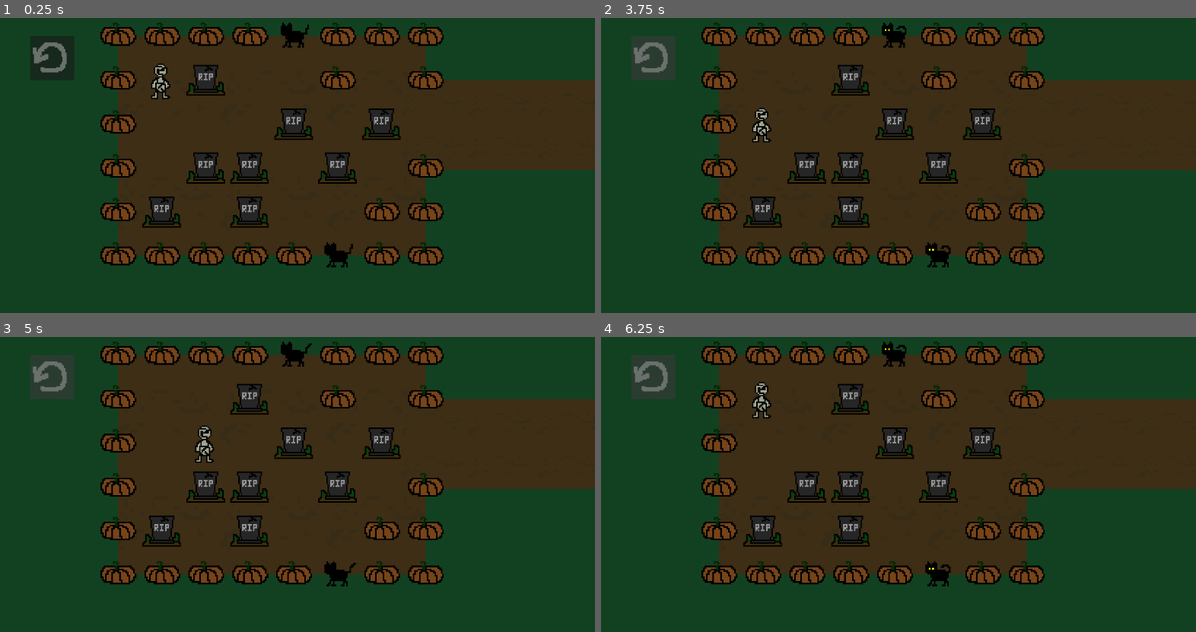
Above: before the commit, frames 1-4 (two rows, left to right).
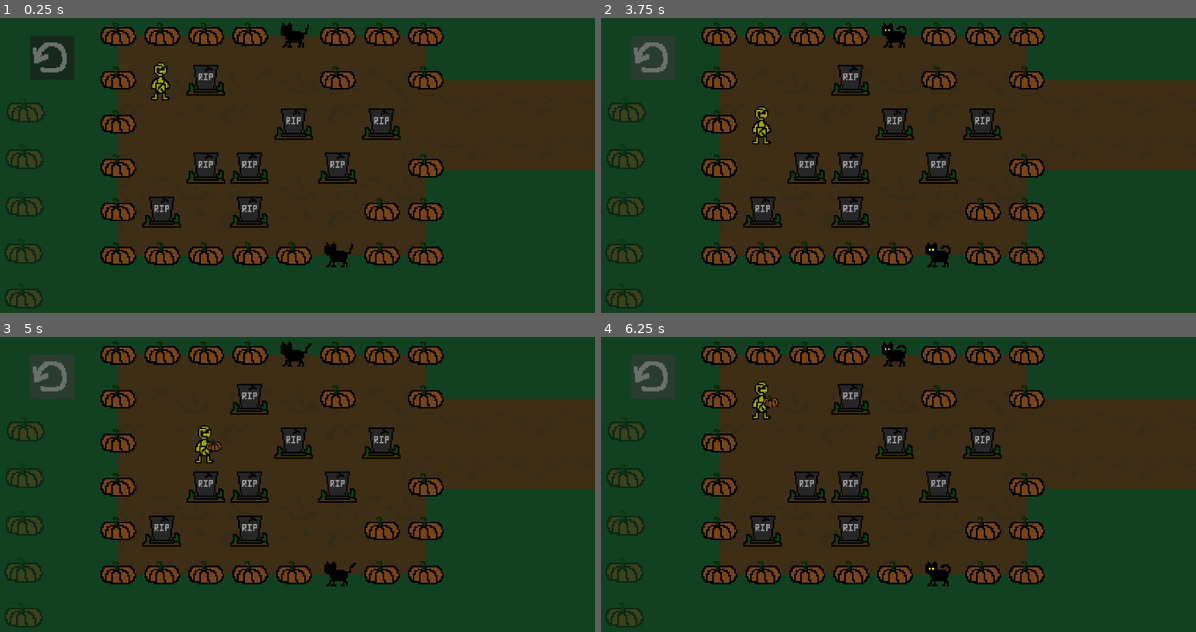
Above: after the commit, the same moments.

Repository: LinkCatList/very_good_game
Game: Godot game, scene res://node_2d.tscn
Same seed, same stepped clock (60 frames per second), same inputs: the game is played once before the commit and once after it.
Inputs (mouse positions are in pixels of both pictures, inside the frame that each line leads up to):
- Up to frame 1 (0.25 s): no input
- Up to frame 2 (3.75 s): click (654, 59) at 0.5 s; click (654, 59) at 1.25 s; click (654, 59) at 2 s; tap Enter at 2.75 s; hold D (move_right) 2.78-3.53 s; tap E (action, bound only after the commit) at 2.85, 3.6 s; tap Space at 3.5 s; hold S (move_down) from 3.53 s (still down)
- Up to frame 3 (5 s): tap Enter at 4.25 s; release S (move_down) at 4.28 s; hold D (move_right) from 4.28 s (still down); tap E (action, bound only after the commit) at 4.35 s
- Up to frame 4 (6.25 s): tap Space at 5 s; release D (move_right) at 5.03 s; hold W (move_up) 5.03-5.78 s; tap E (action, bound only after the commit) at 5.1, 5.85 s; tap Enter at 5.75 s; hold A (move_left) from 5.78 s (still down)

The runs differ from the first frame. In frame 1, 1.7% of the frame differs, in the area x 0-29%, y 14-99%; in frame 2, 1.7%; in frame 3, 1.7%; in frame 4, 1.8%, in the area x 0-30%, y 14-99%.

Commit message:
changed names + added pickaxe + added bondage state + item progress scratch

Diff:
--- a/grave.tscn
+++ b/grave.tscn
@@ -1,7 +1,7 @@
 [gd_scene load_steps=4 format=3 uid="uid://bsranruglqb0k"]
 
-[ext_resource type="Script" path="res://folower.gd" id="1_0s3ff"]
-[ext_resource type="Texture2D" uid="uid://sm1saiispwtg" path="res://New Piskel (1).png" id="2_km7b6"]
+[ext_resource type="Script" uid="uid://b561yhhwne8mj" path="res://folower.gd" id="1_0s3ff"]
+[ext_resource type="Texture2D" uid="uid://sm1saiispwtg" path="res://grave.png" id="2_km7b6"]
 
 [sub_resource type="RectangleShape2D" id="RectangleShape2D_doo1n"]
 size = Vector2(130, 130)
--- a/new_script.gd
+++ b/new_script.gd
@@ -1,10 +1,29 @@
 extends RigidBody2D
 
 var SPEED = 132
+@onready
+var bondage = $Bondage
+@onready
+var superBondage = $SuperBondage
+@onready
+var pickaxeHandle = $Pickaxe
+
+var pickaxe = false
+var canUsePickaxe = true
 
 # Called when the node enters the scene tree for the first time.
 func _ready() -> void:
+	canUsePickaxe = true
+	activate_super_bondage()
+	activate_pickaxe()
 	pass # Replace with function body.
+
+func activate_super_bondage():
+	superBondage.visible = true
+	bondage.visible = false
+
+func activate_pickaxe():
+	pickaxe = true
 
 
 # Called every frame. 'delta' is the elapsed time since the previous frame.
@@ -19,10 +38,20 @@
 	elif Input.is_action_just_pressed("move_down"):
 		move_vector.y += SPEED
 
+
 	var result = Bobrik.move_and_collide_2_0_new_edition(self, move_vector)
 	if len(result) > 0:
 		var object = result[0]["collider"]
+
 		if object.scene_file_path.get_file().get_basename() == "grave":
-			object.move(move_vector)
+			if pickaxeHandle.visible:
+				object.queue_free()
+				canUsePickaxe = false
+				pickaxeHandle.visible = false
+			else:
+				object.move(move_vector)
+
+	if canUsePickaxe and Input.is_action_just_pressed("action"):
+		pickaxeHandle.visible = not pickaxeHandle.visible
 
 	pass
--- a/node_2d.tscn
+++ b/node_2d.tscn
@@ -1,13 +1,14 @@
-[gd_scene load_steps=12 format=3 uid="uid://bntapn4gri3fw"]
-
-[ext_resource type="Texture2D" uid="uid://cl6ci0xdqxvvx" path="res://New Piskel (8).png" id="1_dny71"]
-[ext_resource type="PackedScene" uid="uid://d3se8xfp0h0id" path="res://player.tscn" id="1_ikhpv"]
-[ext_resource type="Texture2D" uid="uid://cefyia4q6v2rm" path="res://New Piskel (9).png" id="1_uqft6"]
+[gd_scene load_steps=13 format=3 uid="uid://bntapn4gri3fw"]
+
+[ext_resource type="Texture2D" uid="uid://cl6ci0xdqxvvx" path="res://dirt.png" id="1_dny71"]
+[ext_resource type="PackedScene" uid="uid://bo4lumfku0bie" path="res://player.tscn" id="1_ikhpv"]
+[ext_resource type="Texture2D" uid="uid://cefyia4q6v2rm" path="res://grass.png" id="1_uqft6"]
 [ext_resource type="PackedScene" uid="uid://bsranruglqb0k" path="res://grave.tscn" id="3_3qih6"]
-[ext_resource type="PackedScene" uid="uid://0be6od88x3xe" path="res://cat.tscn" id="4_nobhg"]
+[ext_resource type="PackedScene" path="res://cat.tscn" id="4_nobhg"]
 [ext_resource type="PackedScene" uid="uid://wj62pkoa0x5a" path="res://wall.tscn" id="4_ra3a6"]
 [ext_resource type="Texture2D" uid="uid://cpfxurttyooo1" path="res://New Piskel (11).png" id="7_2iph2"]
-[ext_resource type="Script" path="res://restart_button.gd" id="7_2m46o"]
+[ext_resource type="Script" uid="uid://u7nnxcgbph8o" path="res://restart_button.gd" id="7_2m46o"]
+[ext_resource type="Texture2D" uid="uid://ofk0vqc85q11" path="res://pumpkin.png" id="9_4d7sh"]
 
 [sub_resource type="CompressedTexture2D" id="CompressedTexture2D_uhbpk"]
 
@@ -170,3 +171,36 @@
 icon = ExtResource("7_2iph2")
 expand_icon = true
 script = ExtResource("7_2m46o")
+
+[node name="Targets" type="Node2D" parent="."]
+position = Vector2(0, 264)
+
+[node name="MusicPlayer" type="Sprite2D" parent="Targets"]
+modulate = Color(1, 1, 1, 0.396078)
+position = Vector2(126, 362)
+scale = Vector2(0.5, 0.5)
+texture = ExtResource("9_4d7sh")
+
+[node name="Pickaxe" type="Sprite2D" parent="Targets"]
+modulate = Color(1, 1, 1, 0.396078)
+position = Vector2(123, 502)
+scale = Vector2(0.5, 0.5)
+texture = ExtResource("9_4d7sh")
+
+[node name="Bondage" type="Sprite2D" parent="Targets"]
+modulate = Color(1, 1, 1, 0.396078)
+position = Vector2(123, 645)
+scale = Vector2(0.5, 0.5)
+texture = ExtResource("9_4d7sh")
+
+[node name="Food" type="Sprite2D" parent="Targets"]
+modulate = Color(1, 1, 1, 0.396078)
+position = Vector2(120, 786)
+scale = Vector2(0.5, 0.5)
+texture = ExtResource("9_4d7sh")
+
+[node name="Balloon" type="Sprite2D" parent="Targets"]
+modulate = Color(1, 1, 1, 0.396078)
+position = Vector2(120, 921)
+scale = Vector2(0.5, 0.5)
+texture = ExtResource("9_4d7sh")
--- a/player.tscn
+++ b/player.tscn
@@ -1,7 +1,8 @@
-[gd_scene load_steps=7 format=3 uid="uid://d3se8xfp0h0id"]
+[gd_scene load_steps=8 format=3 uid="uid://bo4lumfku0bie"]
 
-[ext_resource type="Script" path="res://new_script.gd" id="1_wj5gw"]
-[ext_resource type="Texture2D" uid="uid://6kjulnce407q" path="res://New Piskel (2).png" id="2_pfw5v"]
+[ext_resource type="Script" uid="uid://dwi0eqjuhyjun" path="res://new_script.gd" id="1_wj5gw"]
+[ext_resource type="Texture2D" uid="uid://6kjulnce407q" path="res://rick.png" id="2_pfw5v"]
+[ext_resource type="Texture2D" uid="uid://ofk0vqc85q11" path="res://pumpkin.png" id="3_i3pqv"]
 
 [sub_resource type="RectangleShape2D" id="RectangleShape2D_evgax"]
 size = Vector2(132, 132)
@@ -11,7 +12,7 @@
 tracks/0/type = "value"
 tracks/0/imported = false
 tracks/0/enabled = true
-tracks/0/path = NodePath("NewPiskel(2):scale")
+tracks/0/path = NodePath("Bondage:scale")
 tracks/0/interp = 1
 tracks/0/loop_wrap = true
 tracks/0/keys = {
@@ -27,7 +28,7 @@
 tracks/0/type = "value"
 tracks/0/imported = false
 tracks/0/enabled = true
-tracks/0/path = NodePath("NewPiskel(2):scale")
+tracks/0/path = NodePath("Bondage:scale")
 tracks/0/interp = 1
 tracks/0/loop_wrap = true
 tracks/0/keys = {
@@ -39,8 +40,8 @@
 
 [sub_resource type="AnimationLibrary" id="AnimationLibrary_hqtel"]
 _data = {
-"RESET": SubResource("Animation_i3pqv"),
-"make_alive": SubResource("Animation_onrkg")
+&"RESET": SubResource("Animation_i3pqv"),
+&"make_alive": SubResource("Animation_onrkg")
 }
 
 [node name="Zombak" type="RigidBody2D"]
@@ -50,13 +51,26 @@
 [node name="CollisionShape2D" type="CollisionShape2D" parent="."]
 shape = SubResource("RectangleShape2D_evgax")
 
-[node name="NewPiskel(2)" type="Sprite2D" parent="."]
+[node name="Bondage" type="Sprite2D" parent="."]
+position = Vector2(9.53674e-07, 5.42101e-20)
+scale = Vector2(0.411833, 0.411833)
+texture = ExtResource("2_pfw5v")
+
+[node name="SuperBondage" type="Sprite2D" parent="."]
+visible = false
+modulate = Color(1, 1, 0, 1)
 position = Vector2(9.53674e-07, 5.42101e-20)
 scale = Vector2(0.411833, 0.411833)
 texture = ExtResource("2_pfw5v")
 
 [node name="AnimationPlayer" type="AnimationPlayer" parent="."]
 libraries = {
-"": SubResource("AnimationLibrary_hqtel")
+&"": SubResource("AnimationLibrary_hqtel")
 }
 autoplay = "make_alive"
+
+[node name="Pickaxe" type="Sprite2D" parent="."]
+visible = false
+position = Vector2(27, 11)
+scale = Vector2(0.203125, 0.234375)
+texture = ExtResource("3_i3pqv")
--- a/project.godot
+++ b/project.godot
@@ -12,7 +12,7 @@
 
 config/name="New Game Project"
 run/main_scene="res://node_2d.tscn"
-config/features=PackedStringArray("4.3", "GL Compatibility")
+config/features=PackedStringArray("4.4", "GL Compatibility")
 config/icon="res://icon.svg"
 
 [autoload]
@@ -50,6 +50,11 @@
 "events": [Object(InputEventKey,"resource_local_to_scene":false,"resource_name":"","device":0,"window_id":0,"alt_presse …(189 unchanged characters)…
 ]
 }
+action={
+"deadzone": 0.2,
+"events": [Object(InputEventKey,"resource_local_to_scene":false,"resource_name":"","device":-1,"window_id":0,"alt_pressed":false,"shift_pressed":false,"ctrl_pressed":false,"meta_pressed":false,"pressed":false,"keycode":0,"physical_keycode":69,"key_label":0,"unicode":101,"location":0,"echo":false,"script":null)
+]
+}
 
 [rendering]
 
--- a/wall.tscn
+++ b/wall.tscn
@@ -1,6 +1,6 @@
 [gd_scene load_steps=3 format=3 uid="uid://wj62pkoa0x5a"]
 
-[ext_resource type="Texture2D" uid="uid://ofk0vqc85q11" path="res://New Piskel (3).png" id="1_nfsbv"]
+[ext_resource type="Texture2D" uid="uid://ofk0vqc85q11" path="res://pumpkin.png" id="1_nfsbv"]
 
 [sub_resource type="RectangleShape2D" id="RectangleShape2D_4dfjp"]
 size = Vector2(130, 130)
Not shown, added: bobrik.gd.uid
Not shown, added: cat.gd.uid
Renamed: New Piskel (8).png -> dirt.png
Not shown, changed: dirt.png.import
Not shown, added: engine.gd.uid
Not shown, added: folower.gd.uid
Renamed: New Piskel (9).png -> grass.png
Not shown, changed: grass.png.import
Renamed: New Piskel (1).png -> grave.png
Not shown, changed: grave.png.import
Not shown: 1 places in ground.tscn that only renumber resources
Not shown, added: new_script.gd.uid
(and 5 more such lines)
